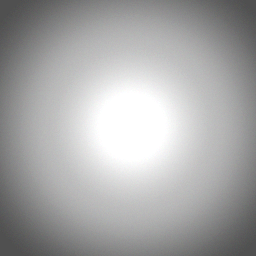
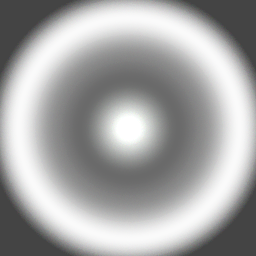
Revision of a layered 256 × 256 image; what changed, layer by layer:
painted on "LightingMultiply" over [0, 0, 256, 256]
added layer "LightingMultiplyOld" above "LightingAlphaBlend" over [0, 0, 256, 256]
